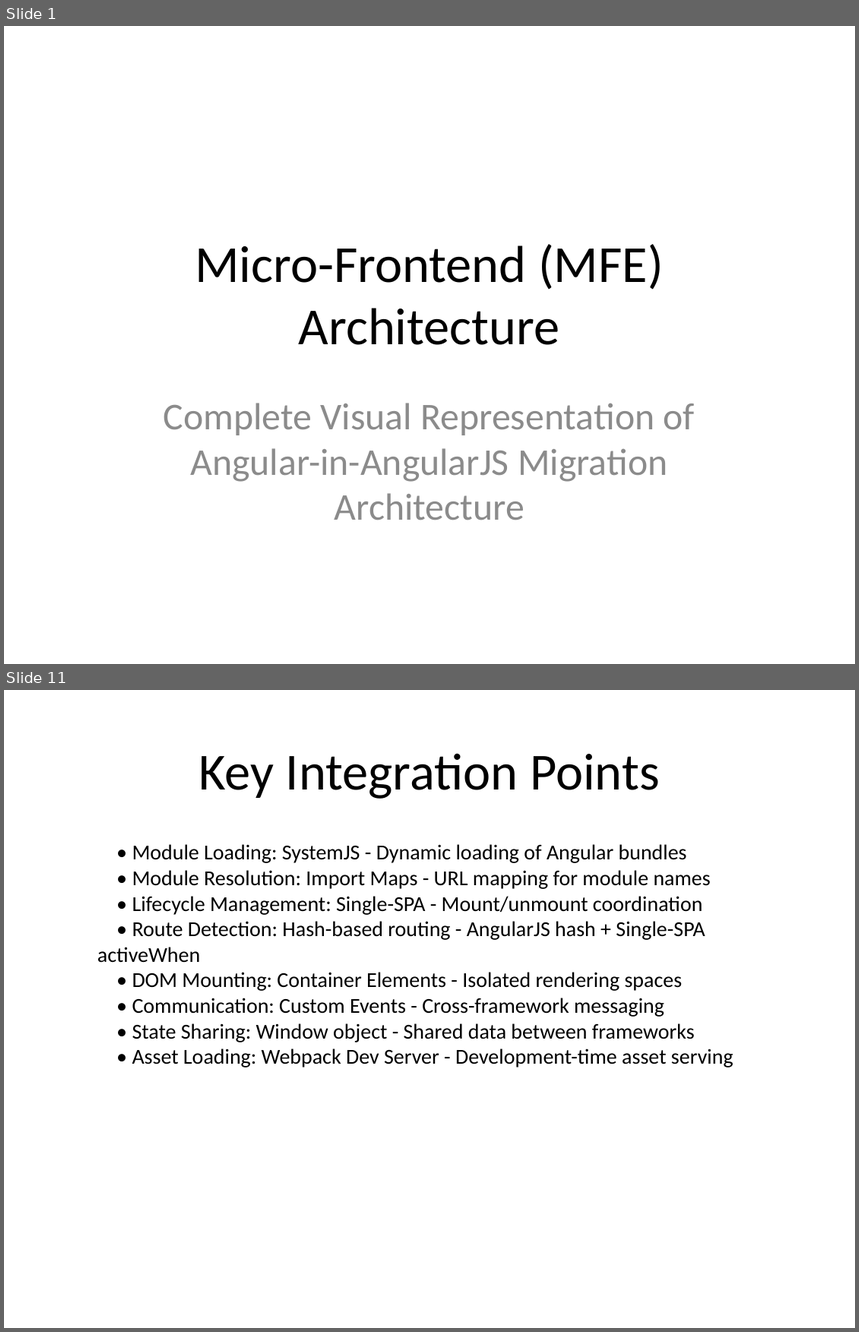
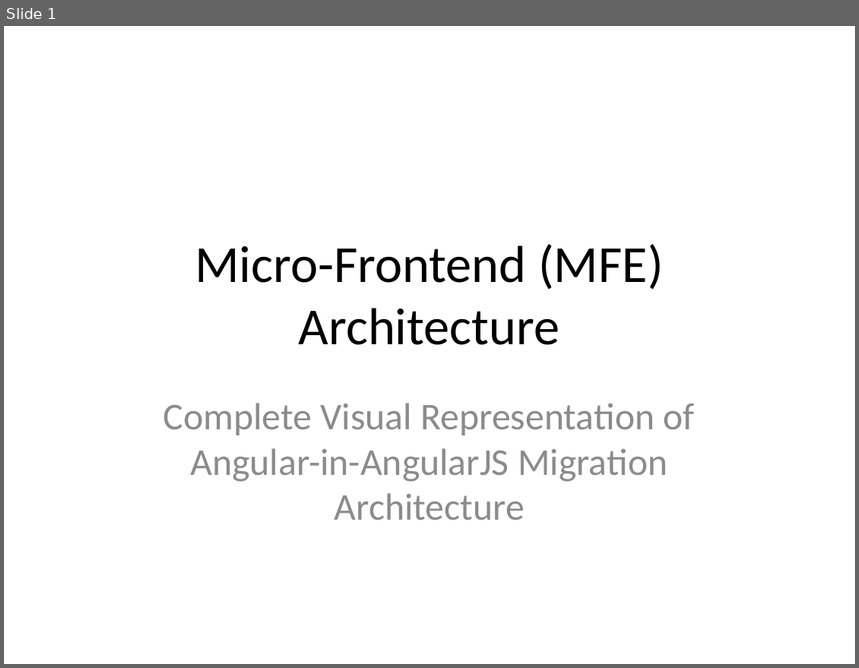
Before and after one commit to mainul-islam-faruqi/migration-from-Angularjs-to-angular, a slide deck: MFE_Architecture_Diagram.pptx. Shown one above the other, each under a label of ours: slides 1 and 11 before the commit, slide 1 after it; the slides between them are not shown. The pictures are 859x1332 and 859x668 pixels, drawn with LibreOffice and Linux fonts; fonts in the diff are those of the drawing. Boxes give left, top, right and bottom in pixels: in the first picture for what was removed or moved away, otherwise in the second. Text is boxed around its words. In the diff, an @@ line names an element or a change of style, - is before the commit and + after.

Commit message:
Update architecture diagram and add new mermaid images
- Updated the MFE architecture diagram in PowerPoint format.
- Added multiple new mermaid diagram images for enhanced documentation.

```diff
--- a/MFE_Architecture_Diagram.pptx
+++ b/MFE_Architecture_Diagram.pptx
@@ slide 11 removed at bbox=[4, 690, 855, 1328], background #FFFFFF @@
@@ title removed at bbox=[199, 753, 660, 799] @@
-Key Integration Points
@@ text removed at bbox=[97, 844, 734, 1068] @@
-• Module Loading: SystemJS - Dynamic loading of Angular bundles
-• Module Resolution: Import Maps - URL mapping for module names
-• Lifecycle Management: Single-SPA - Mount/unmount coordination
-• Route Detection: Hash-based routing - AngularJS hash + Single-SPA activeWhen
-• DOM Mounting: Container Elements - Isolated rendering spaces
-• Communication: Custom Events - Cross-framework messaging
-• State Sharing: Window object - Shared data between frameworks
-• Asset Loading: Webpack Dev Server - Development-time asset serving
```
Also in this commit, not shown: 13 slides added, 11 other slides removed, 7 other files.
